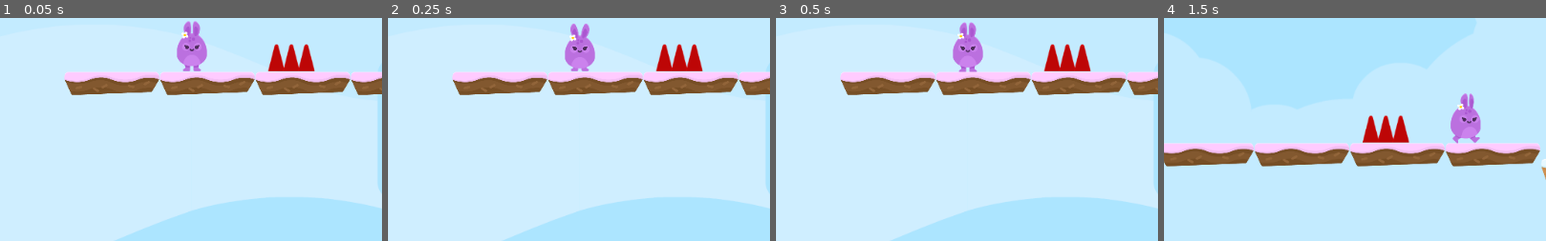
Above: before the commit, frames 1-4 (left to right).
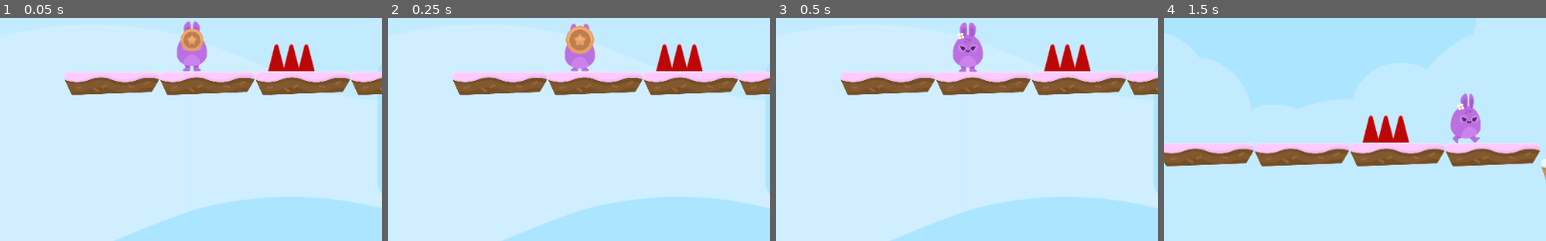
Above: after the commit, the same moments.

Repository: KennedyMungai/SimplePlatformer
Game: Godot game, scene res://Scenes/Levels/Level1.tscn
The game is run twice, just before and just after one commit, with the same random seed, the same clock (stepped at 60 frames per second) and the same inputs.
Inputs:
- Up to frame 1 (0.05 s): no input
- Up to frame 2 (0.25 s): no input
- Up to frame 3 (0.5 s): no input
- Up to frame 4 (1.5 s): hold D (right) from 0.53 s (still down); tap W (jump) at 0.77 s
The pictures show only the part of the screen within x 25-75%, y 45-95%; the shares and areas given below are measured in that part.

The runs differ from the first frame. In frame 1, 0.5% of the frame differs, in the area x 47-54%, y 4-15%; in frame 2, 0.7%, in the area x 46-54%, y 3-17%; in frame 3, less than 0.1%; in frame 4, nothing differs.

Commit message:
Added an instance of the coin scene

Diff:
--- a/Scenes/Levels/Level1.tscn
+++ b/Scenes/Levels/Level1.tscn
@@ -7,6 +7,7 @@
 [ext_resource path="res://Scenes/JumpPad.tscn" type="PackedScene" id=5]
 [ext_resource path="res://Scripts/GameState.gd" type="Script" id=6]
 [ext_resource path="res://Scenes/GUI.tscn" type="PackedScene" id=7]
+[ext_resource path="res://Scenes/Coin.tscn" type="PackedScene" id=8]
 
 [node name="Level1" type="Node2D"]
 script = ExtResource( 6 )
@@ -60,3 +61,6 @@
 [node name="GUI" parent="." instance=ExtResource( 7 )]
 
 [node name="Coins" type="Node" parent="."]
+
+[node name="Coin" parent="Coins" instance=ExtResource( 8 )]
+position = Vector2( 0.033, 0 )
Not shown: 1 places in Scenes/Levels/Level1.tscn that only renumber resources
